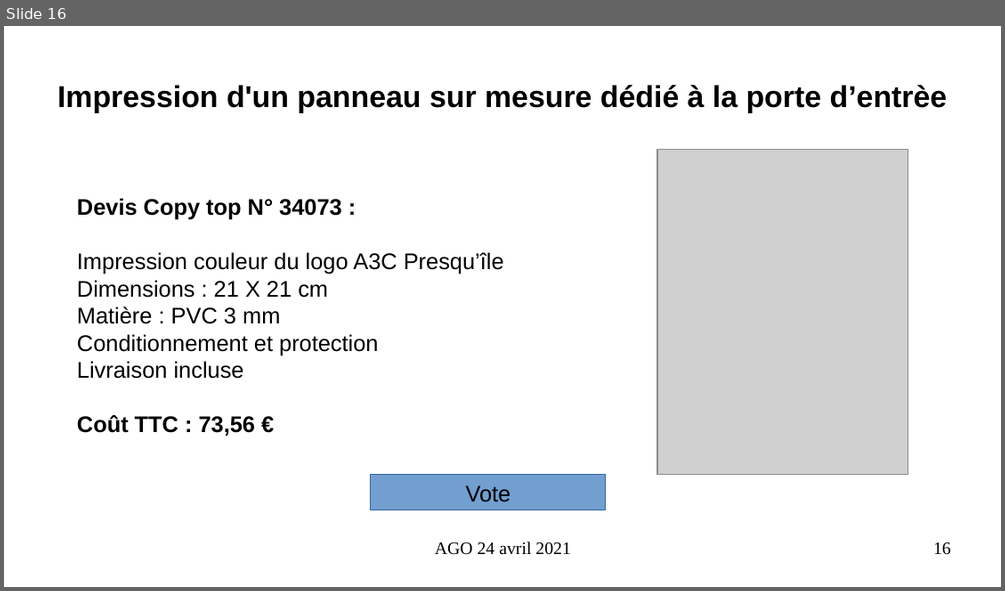
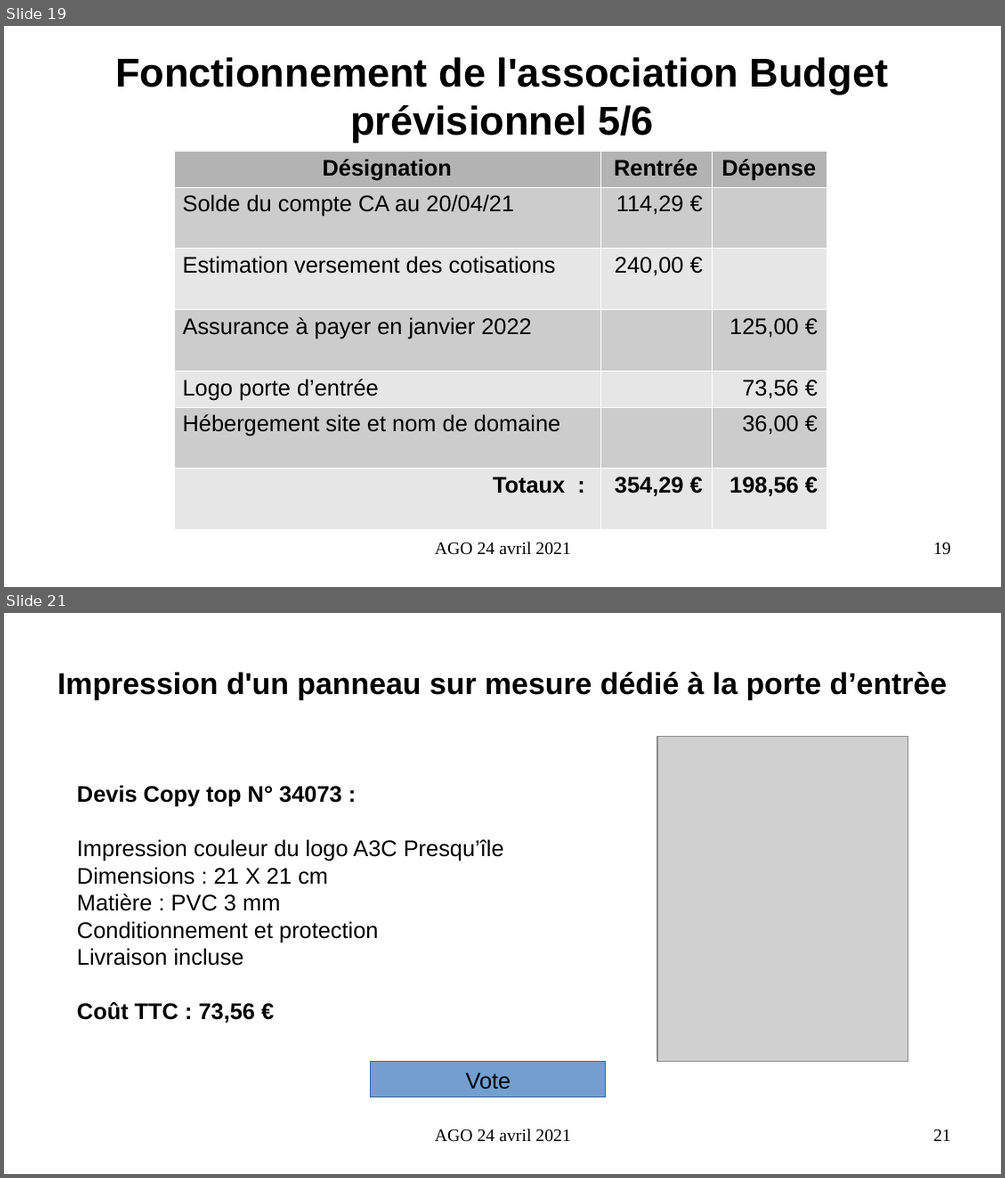
Before and after one commit to AIREL46/SCAO, a slide deck: association/2021/presentation-ago-24-avril-2021.odp. Shown one above the other, each under a label of ours: slide 16 before the commit, slides 19 and 21 after it; the slides between them are not shown. The pictures are 1005x591 and 1005x1178 pixels, drawn with LibreOffice and Linux fonts; fonts in the diff are those of the drawing; grey boxes stand for pictures. Boxes give left, top, right and bottom in pixels: in the first picture for what was removed or moved away, otherwise in the second. Text is boxed around its words. In the diff, an @@ line names an element or a change of style, - is before the commit and + after.

```diff
--- a/association/2021/presentation-ago-24-avril-2021.odp
+++ b/association/2021/presentation-ago-24-avril-2021.odp
@@ slide 19 added at (x1=4, y1=26, x2=1001, y2=587), background #FFFFFF @@
@@ title added at (x1=115, y1=57, x2=888, y2=143), 32 pt, text #000000, bold @@
+Fonctionnement de l'association Budget prévisionnel 5/6
@@ table added at (x1=174, y1=151, x2=827, y2=528), 7 rows, 3 columns @@
+Désignation | Rentrée | Dépense
+Solde du compte CA au 20/04/21 | 114,29 € | 
+Estimation versement des cotisations | 240,00 € | 
+Assurance à payer en janvier 2022 |  | 125,00 €
+Logo porte d’entrée |  | 73,56 €
+Hébergement site et nom de domaine |  | 36,00 €
+Totaux : | 354,29 € | 198,56 €
@@ text added at (x1=435, y1=541, x2=571, y2=555), 14 pt, text #000000 @@
+AGO 24 avril 2021
@@ page number added at (x1=933, y1=542, x2=951, y2=555), 14 pt, text #000000 @@
+19
@@ what was slide 16 is now slide 21 @@
@@ page number at (x1=933, y1=1129, x2=951, y2=1141): text changed @@
-16
+21
```
Also in this commit, not shown: 13 slides changed, 4 other slides added, 8 other files.
